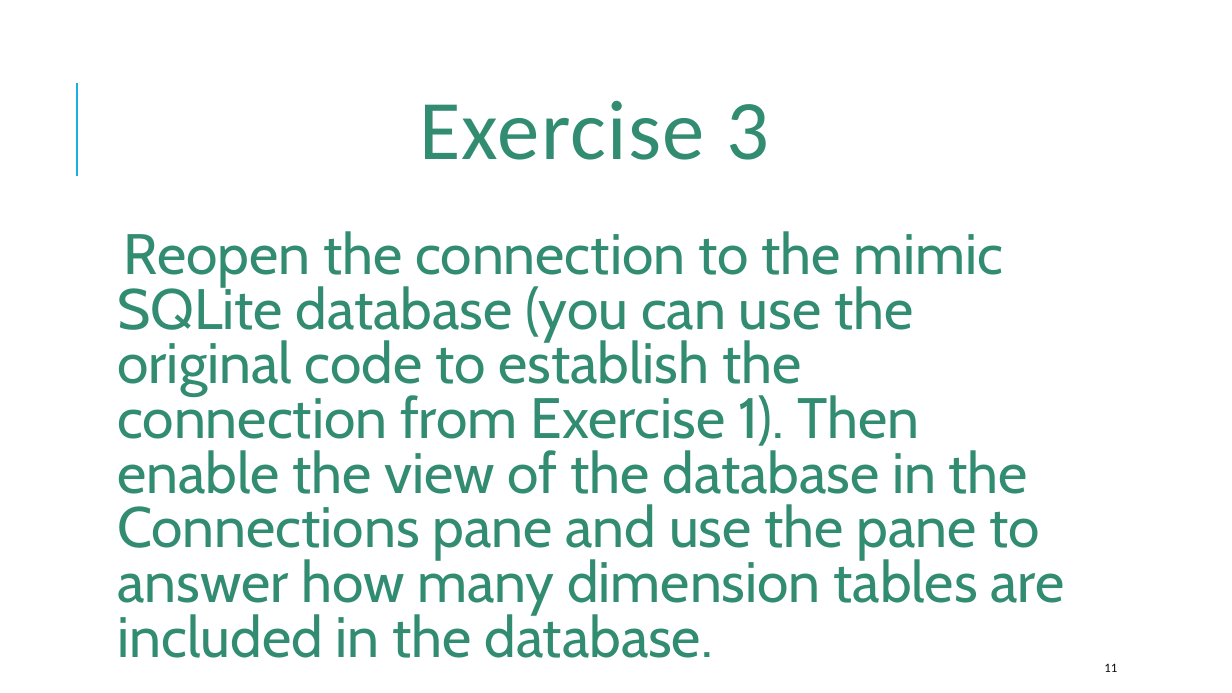
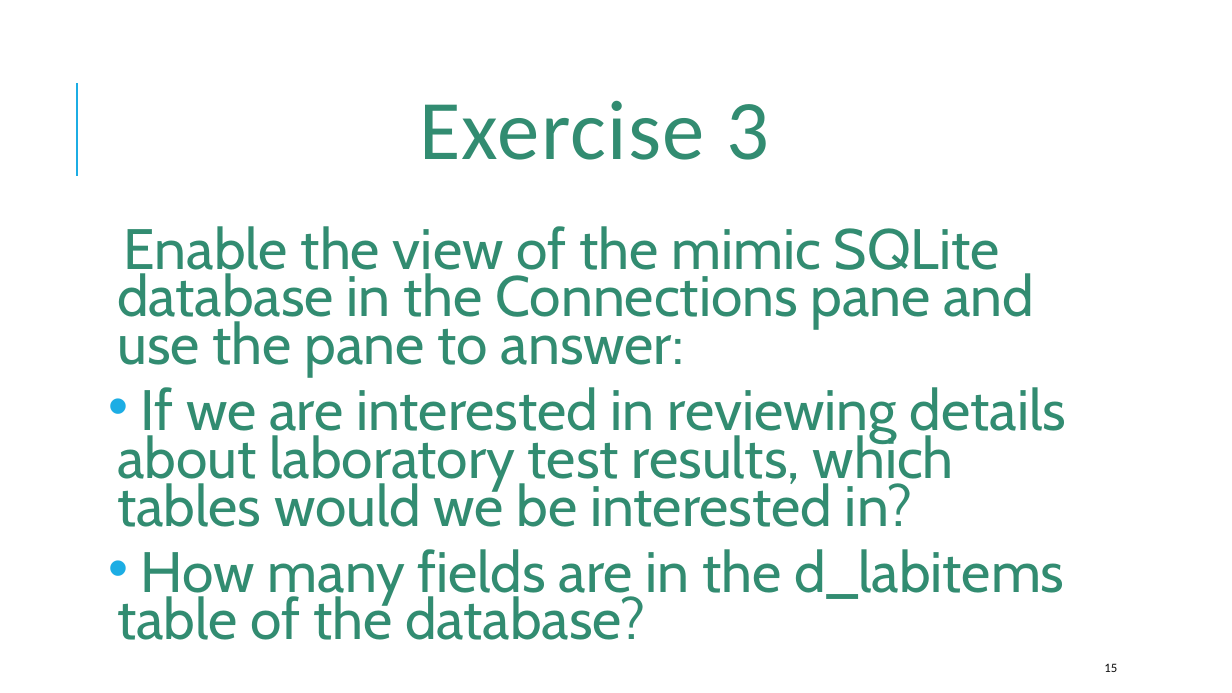
Before and after one commit to amromeo/api_r_int_db_24, a slide deck: slide 15 of presentations/02 - Databases with R.pptx (slide 11 before the commit). Drawn at 1232x693 pixels with LibreOffice and Linux fonts; fonts in the diff are those of the drawing. Boxes give left, top, right and bottom in pixels: in the first picture for what was removed or moved away, otherwise in the second. Text is boxed around its words. In the diff, an @@ line names an element or a change of style, - is before the commit and + after.

```diff
--- a/presentations/02 - Databases with R.pptx
+++ b/presentations/02 - Databases with R.pptx
@@ text at (117, 226, 1066, 640): text changed @@
-  Reopen the connection to the mimic SQLite database (you can use the original code to establish the connection from Exercise 1). Then enable the view of the database in the Connections pane and use the pane to answer how many dimension tables are included in the database.
+  Enable the view of the mimic SQLite database in the Connections pane and use the pane to answer:
+• If we are interested in reviewing details about laboratory test results, which tables would we be interested in?
+• How many fields are in the d_labitems table of the database?
@@ page number at (1104, 663, 1117, 672): text changed @@
-11
+15
```
Also in this commit, not shown: 10 other slides changed, 11 slides added, 3 slides removed, 1 other file.
